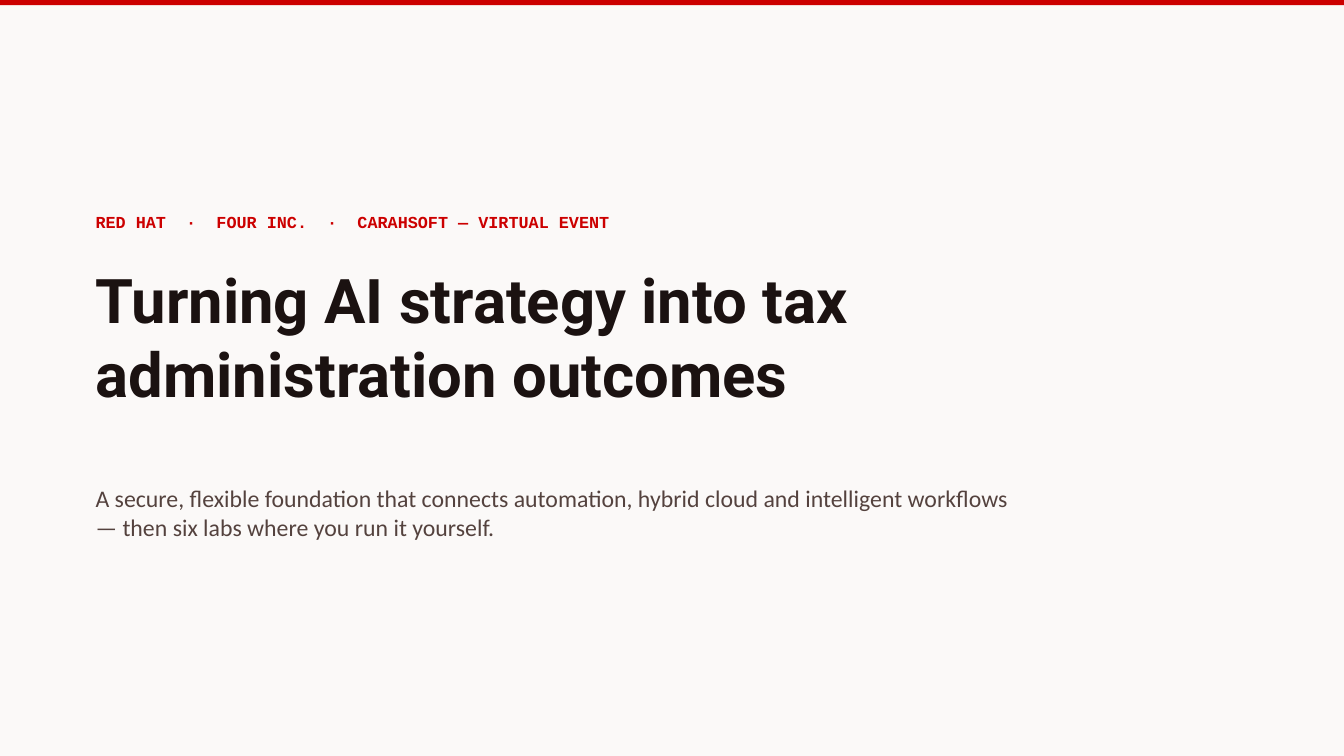
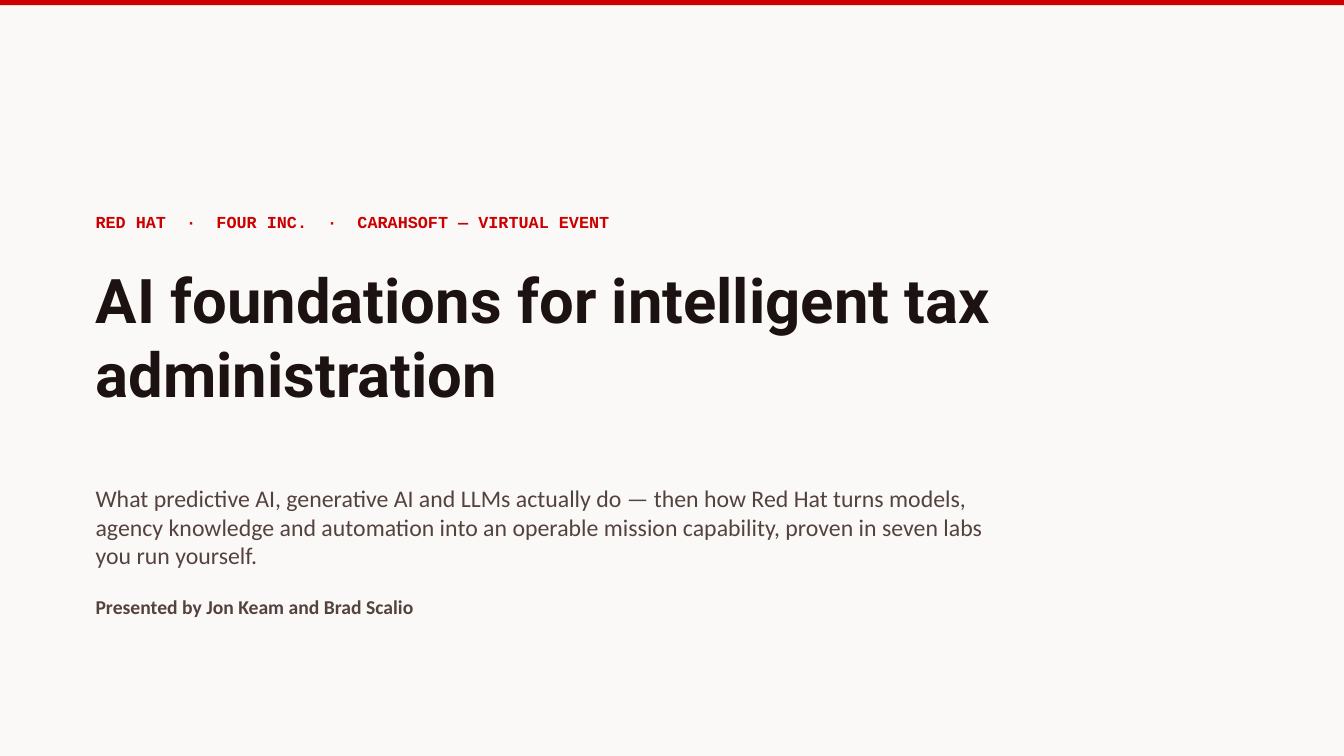
Before and after one commit to nommsweyMX/redhat-ai-tax-labs, a slide deck: slide 1 of slides/exports/redhat-ai-tax-administration.pptx. Drawn at 1344x756 pixels with LibreOffice and Linux fonts; fonts in the diff are those of the drawing. Boxes give left, top, right and bottom in pixels: in the first picture for what was removed or moved away, otherwise in the second. Text is boxed around its words. In the diff, an @@ line names an element or a change of style, - is before the commit and + after.

```diff
--- a/slides/exports/redhat-ai-tax-administration.pptx
+++ b/slides/exports/redhat-ai-tax-administration.pptx
@@ text at <box>96,276,990,398</box>: text changed @@
-Turning AI strategy into tax administration outcomes
+AI foundations for intelligent tax administration
@@ text at <box>96,490,982,568</box>: text changed @@
-A secure, flexible foundation that connects automation, hybrid cloud and intelligent workflows — then six labs where you run it yourself.
+What predictive AI, generative AI and LLMs actually do — then how Red Hat turns models, agency knowledge and automation into an operable mission capability, proven in seven labs you run yourself.
@@ text added at <box>96,600,413,617</box>, 14 pt, text #54423E, bold @@
+Presented by Jon Keam and Brad Scalio
```
Also in this commit, not shown: 6 other slides changed, 7 other files.
